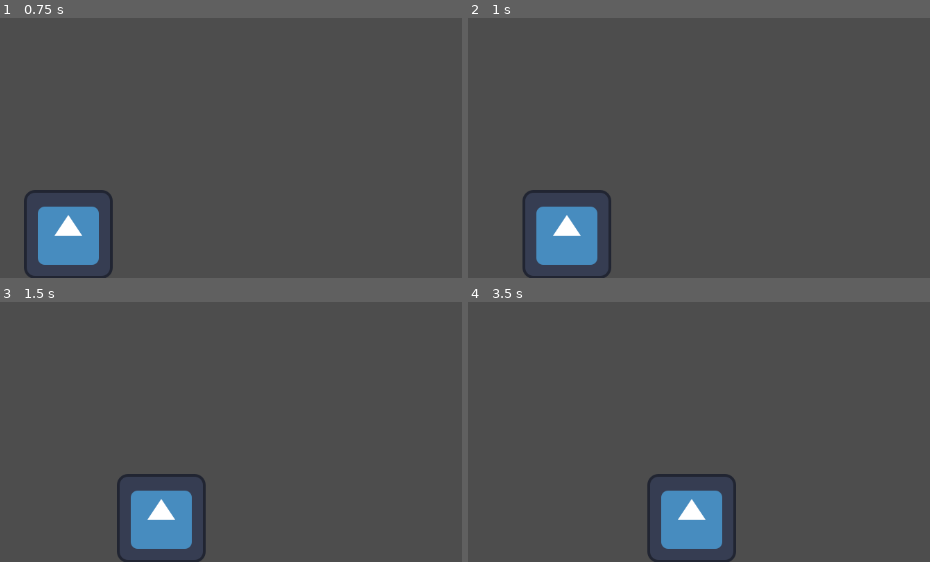
Above: before the commit, frames 1-4 (two rows, left to right).
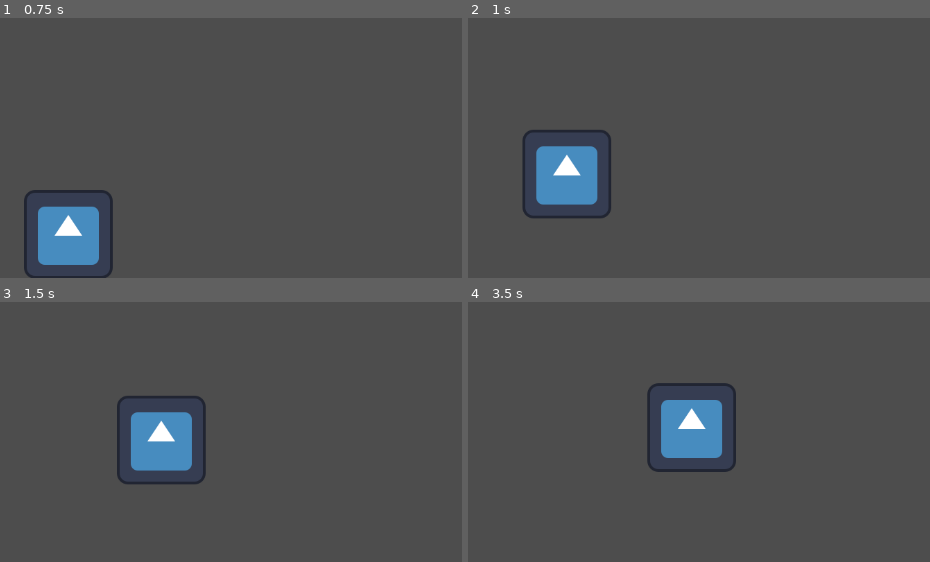
Above: after the commit, the same moments.

Repository: ElTomyDev/gamejam-maratoma-rhythm
Game: Godot game, scene res://testing/test_scene.tscn
The game is run twice, just before and just after one commit, with the same random seed, the same clock (stepped at 60 frames per second) and the same inputs. The engine's default icon, where the game draws it, is replaced by a stand-in: a white triangle on a blue panel in a dark square.
Inputs:
- Up to frame 1 (0.75 s): hold D (move_right) from 0.53 s (still down); tap W (jump, bound only after the commit) at 0.6 s
- Up to frame 2 (1 s): keep holding D (move_right); tap W (jump, bound only after the commit) at 0.77 s
- Up to frame 3 (1.5 s): keep holding D (move_right); tap W (jump, bound only after the commit) at 1.07, 1.35 s
- Up to frame 4 (3.5 s): tap W (jump, bound only after the commit) at 1.52, 1.82, 2.1, 2.85, 3.02, 3.32 s; release D (move_right) at 2.03 s; hold A (move_left) 2.03-2.78 s; hold D (move_right) from 2.78 s (still down)

Frame 1 is identical in both runs. In frame 2, 7.1% of the frame differs, in the area x 11-31%, y 43-100%; in frame 3, 7.4%; in frame 4, 7.5%, in the area x 38-59%, y 31-100%.

Commit message:
Se creo el salto para el jugador

Diff:
--- a/project.godot
+++ b/project.godot
@@ -27,6 +27,11 @@
 "events": [Object(InputEventKey,"resource_local_to_scene":false,"resource_name":"","device":-1,"window_id":0,"alt_press …(191 unchanged characters)…
 ]
 }
+jump={
+"deadzone": 0.5,
+"events": [Object(InputEventKey,"resource_local_to_scene":false,"resource_name":"","device":-1,"window_id":0,"alt_pressed":false,"shift_pressed":false,"ctrl_pressed":false,"meta_pressed":false,"pressed":false,"keycode":0,"physical_keycode":87,"key_label":0,"unicode":119,"location":0,"echo":false,"script":null)
+]
+}
 
 [rendering]
 
--- a/scenes/Player/player.tscn
+++ b/scenes/Player/player.tscn
@@ -1,8 +1,9 @@
-[gd_scene load_steps=5 format=3 uid="uid://cgupkgpyrm5vo"]
+[gd_scene load_steps=6 format=3 uid="uid://cgupkgpyrm5vo"]
 
 [ext_resource type="Script" path="res://scripts/player/player_controller.gd" id="1_hmbby"]
 [ext_resource type="Texture2D" uid="uid://ctgkkcsvghluc" path="res://icon.svg" id="1_w3qur"]
 [ext_resource type="Script" path="res://scripts/player/movement.gd" id="3_gilg7"]
+[ext_resource type="Script" path="res://scripts/player/jump.gd" id="4_y4xkf"]
 
 [sub_resource type="RectangleShape2D" id="RectangleShape2D_i2tmn"]
 size = Vector2(126, 125)
@@ -21,3 +22,4 @@
 script = ExtResource("3_gilg7")
 
 [node name="jump" type="Node2D" parent="."]
+script = ExtResource("4_y4xkf")
--- /dev/null
+++ b/scripts/player/jump.gd
@@ -0,0 +1,22 @@
+extends Node2D
+class_name PlayerJump
+
+var player : PlayerController
+
+func setup(body) -> void:
+	player = body
+
+
+func update(delta: float) -> void:
+	apply_jump(delta)
+
+func apply_jump(delta):
+	"""
+	Proposito:
+		Le aplica al player una fuerza de salto en el eje (Y) si es que el jugador preciono la
+		tecla de salto (is_jumping)
+	Precondiciones:
+		'player' no debe ser null y debe ser un nodo de la clase 'PlayerController'.
+	"""
+	if player.is_jumping() and player.is_on_floor():
+		player.velocity.y = player.jump_force * delta
--- a/scripts/player/player_controller.gd
+++ b/scripts/player/player_controller.gd
@@ -2,6 +2,7 @@
 class_name PlayerController
 
 @onready var movement: PlayerMovement = $movement as PlayerMovement
+@onready var jump: PlayerJump = $jump as PlayerJump
 
 # Variables para el movimiento horizontal
 @export_category('Movement')
@@ -9,17 +10,30 @@
 @export var acceleration: float = 12
 @export var deceleration: float = 10
 
+@export_category('Jump')
+@export var jump_force: float = -30000
+
 @export_category('Controls')
 @export var move_right_key: StringName = 'move_right'
 @export var move_left_key: StringName = 'move_left'
+@export var jump_key: StringName = 'jump'
 
 func _ready() -> void:
 	movement.setup(self)
+	jump.setup(self)
 
 func _physics_process(delta: float) -> void:
 	apply_gravity(delta)
 	movement.update(delta)
+	jump.update(delta)
 	move_and_slide()
+
+func is_jumping():
+	"""
+	Proposito:
+		Indica si el jugador preciono o no la tecla de salto.
+	"""
+	return Input.is_action_just_pressed(jump_key)
 
 func get_hor_direction():
 	"""
@@ -34,7 +48,7 @@
 func apply_gravity(delta:float):
 	"""
 	Proposito:
-		Le aplica al jugador una fuerza de gravedad constante si es que este no esta en el suelo.
+		Le aplica al player una fuerza de gravedad constante si es que este no esta en el suelo.
 	Observacion:
 		La fuerza de gravedad se obtiene de las configuraciones del proyecto dentro del motor
 		la cual por defecto es 980.
